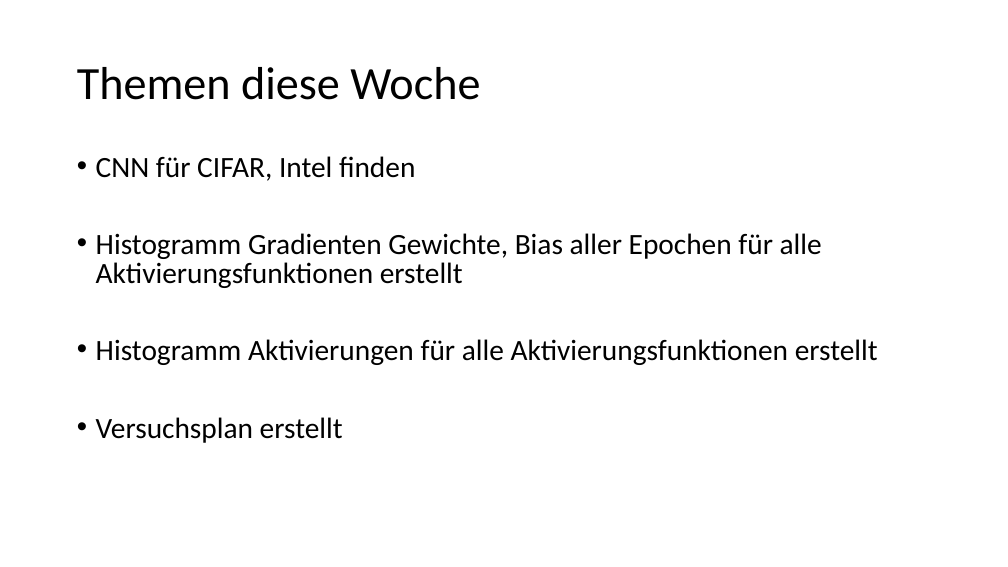
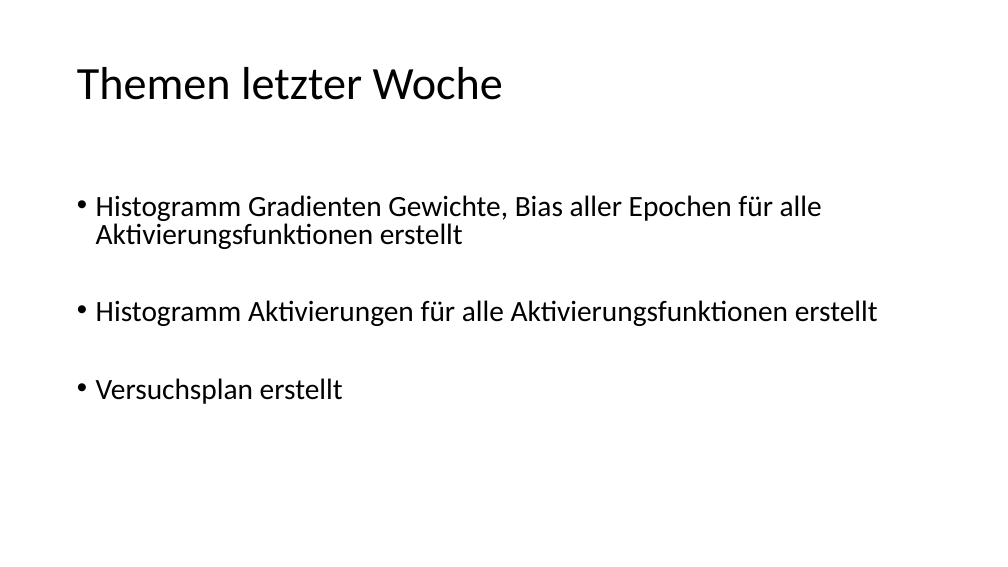
Before and after one commit to resist95/activation-ba, a slide deck: slide 2 of Review der Woche.odp (slide 4 before the commit). Drawn at 1008x567 pixels with LibreOffice and Linux fonts; fonts in the diff are those of the drawing. Boxes give left, top, right and bottom in pixels: in the first picture for what was removed or moved away, otherwise in the second. Text is boxed around its words. In the diff, an @@ line names an element or a change of style, - is before the commit and + after.

```diff
--- a/Review der Woche.odp
+++ b/Review der Woche.odp
@@ title at (77, 67, 503, 100): text changed @@
-Themen diese Woche
+Themen letzter Woche
@@ text at (96, 156, 415, 181): paragraph removed @@
-• CNN für CIFAR, Intel finden
```
Also in this commit, not shown: 1 other slide changed, 5 slides added, 2 slides removed.
